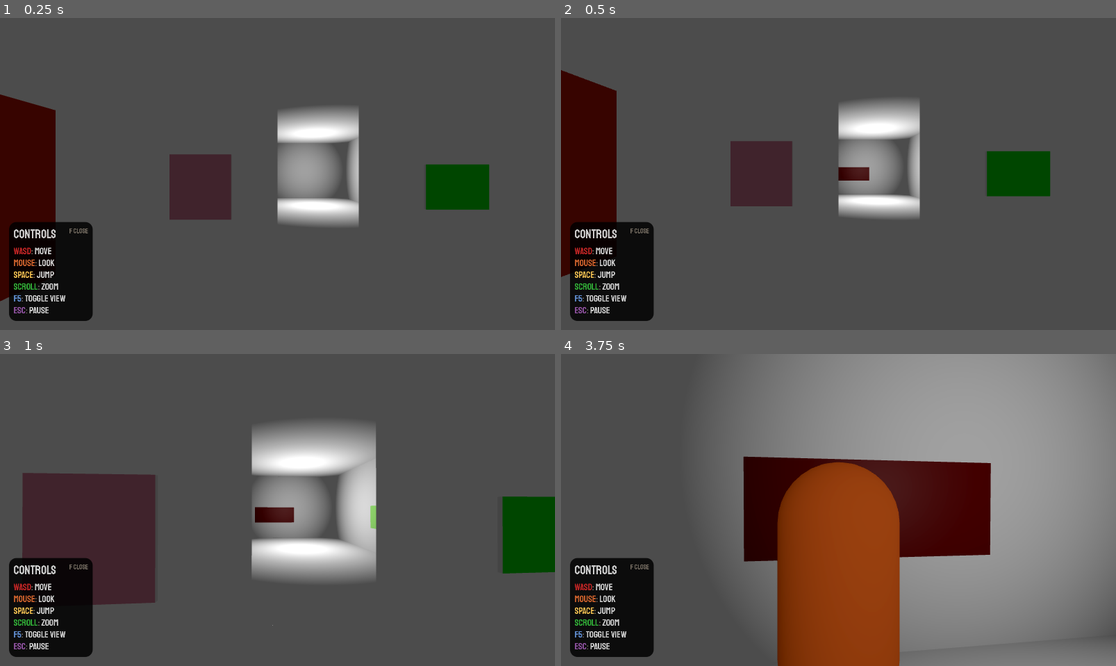
Above: before the commit, frames 1-4 (two rows, left to right).
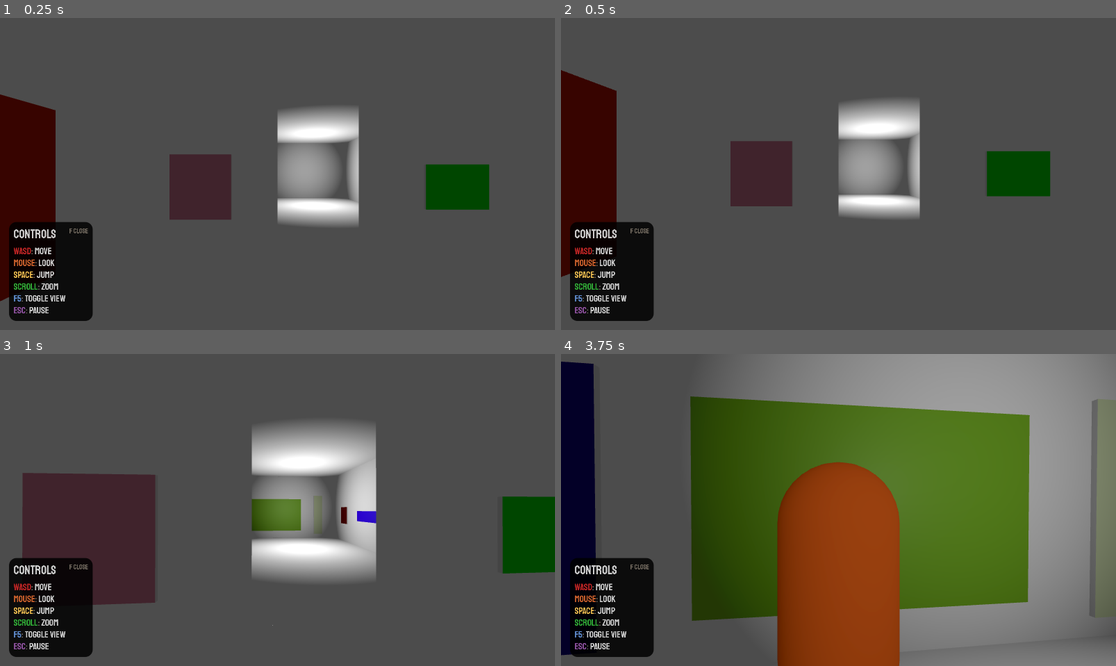
Above: after the commit, the same moments.

Repository: toolness/atuls-art-gallery
Game: Godot game, scene res://Levels/infinite_gallery.tscn
The game is run twice, just before and just after one commit, with the same random seed, the same clock (stepped at 60 frames per second) and the same inputs.
Inputs (mouse positions are in pixels of both pictures, inside the frame that each line leads up to):
- Up to frame 1 (0.25 s): no input
- Up to frame 2 (0.5 s): no input
- Up to frame 3 (1 s): tap Enter (ui_accept) at 0.5 s; move the mouse to (305, 510) at 0.52 s; press the mouse at (305, 510) at 0.53 s; hold W (move_forward) from 0.53 s (still down); tap Space (jump) at 0.77 s
- Up to frame 4 (3.75 s): keep holding W (move_forward); move the mouse to (810, 510) at 1.27 s; release the mouse at (810, 510) at 1.28 s; tap Mouse wheel up (zoom_in) at 1.35 s; tap Space (jump) at 1.52, 3.02 s; move the mouse to (849, 503) at 2.02 s; hold Mouse wheel down (zoom_out) 2.03-2.78 s; move the mouse to (832, 516) at 2.77 s; click (832, 516) at 2.85 s; move the mouse to (877, 513) at 3.52 s; hold Mouse wheel up (zoom_in) from 3.53 s (still down)

Frame 1 is identical in both runs. In frame 2, 0.3% of the frame differs, in the area x 49-56%, y 47-53%; in frame 3, 1.3%; in frame 4, 38%, in the area x 0-100%, y 2-97%.

Commit message:
Fill gaps in walls with paintings.

Diff:
--- a/godot/Levels/moma.gd
+++ b/godot/Levels/moma.gd
@@ -53,8 +53,13 @@
 	painting.translate(painting_mount_point)
 	painting.rotate_y(y_rotation)
 
-	# TODO: If we have enough room between each edge of the wall and the beginning/end of
-	# the painting, try to add more paintings by recursively calling place_paintings_along_wall.
+	var margin_width := width / 2.0 - painting_width / 2.0
+	if margin_width > MIN_WALL_MOUNT_SIZE:
+		# Place paintings between the beginning of the wall and the start of the painting.
+		await place_paintings_along_wall(rng, base_position, margin_width, height, y_rotation, horizontal_direction)
+		# Place paintings between the end of the wall and the end of the painting.
+		var end_base_position := base_position + (horizontal_direction * (width / 2.0 + painting_width / 2.0))
+		await place_paintings_along_wall(rng, end_base_position, margin_width, height, y_rotation, horizontal_direction)
 
 	# Give the rest of the engine time to process the full frame, we're not in a rush and
 	# processing all paintings synchronously will cause stutter.
